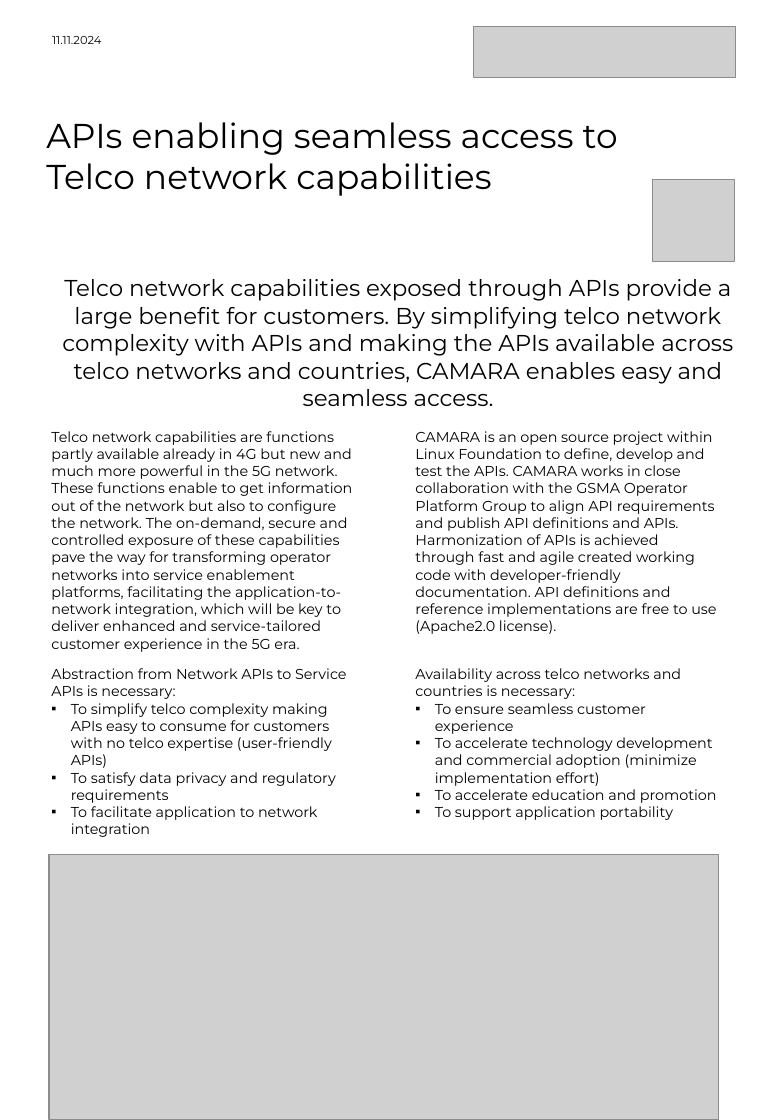
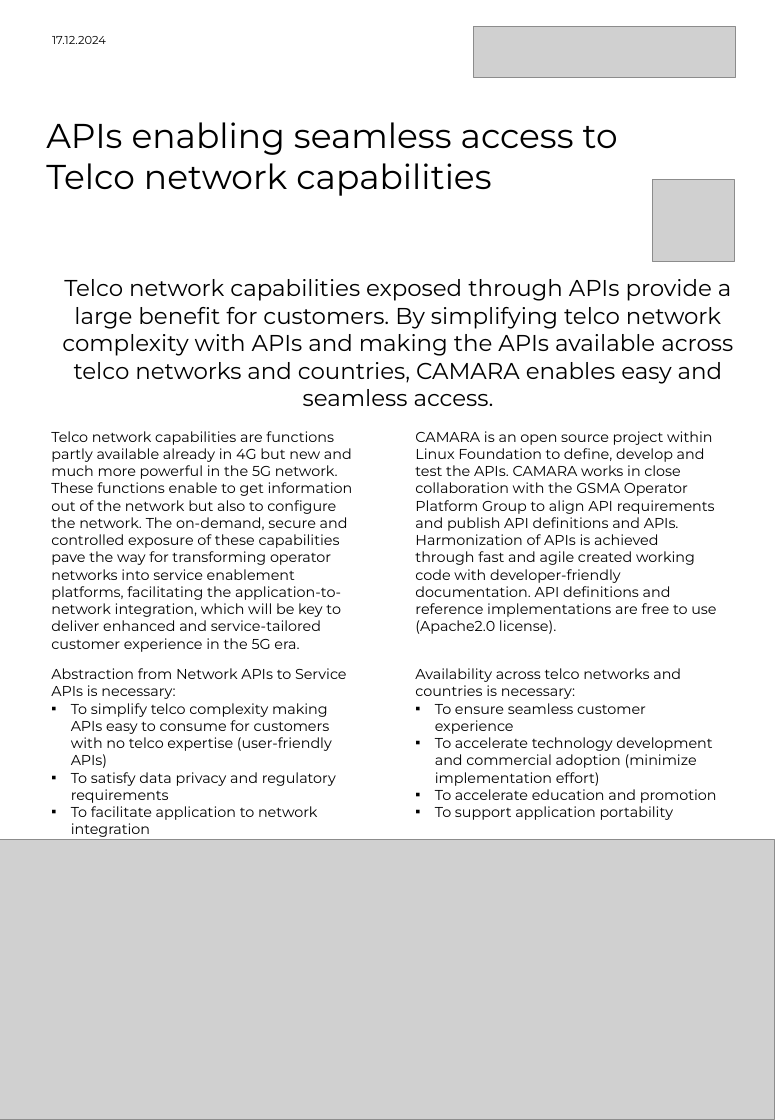
Before and after one commit to camaraproject/Marketing, a slide deck: slide 1 of documentation/MarketingMaterial/CAMARA Onepager.pptx. Drawn at 775x1120 pixels with LibreOffice and Linux fonts; fonts in the diff are those of the drawing; grey boxes stand for pictures; background and template pictures are left out. Boxes give left, top, right and bottom in pixels: in the first picture for what was removed or moved away, otherwise in the second. Text is boxed around its words. In the diff, an @@ line names an element or a change of style, - is before the commit and + after.

```diff
--- a/documentation/MarketingMaterial/CAMARA Onepager.pptx
+++ b/documentation/MarketingMaterial/CAMARA Onepager.pptx
@@ text at (52, 36, 106, 44): text changed @@
-11.11.2024
+17.12.2024
@@ picture: place and size @@
-picture at (49, 854, 718, 1119)
+picture at (0, 839, 775, 1119)
```
Also in this commit, not shown: 2 other files.
